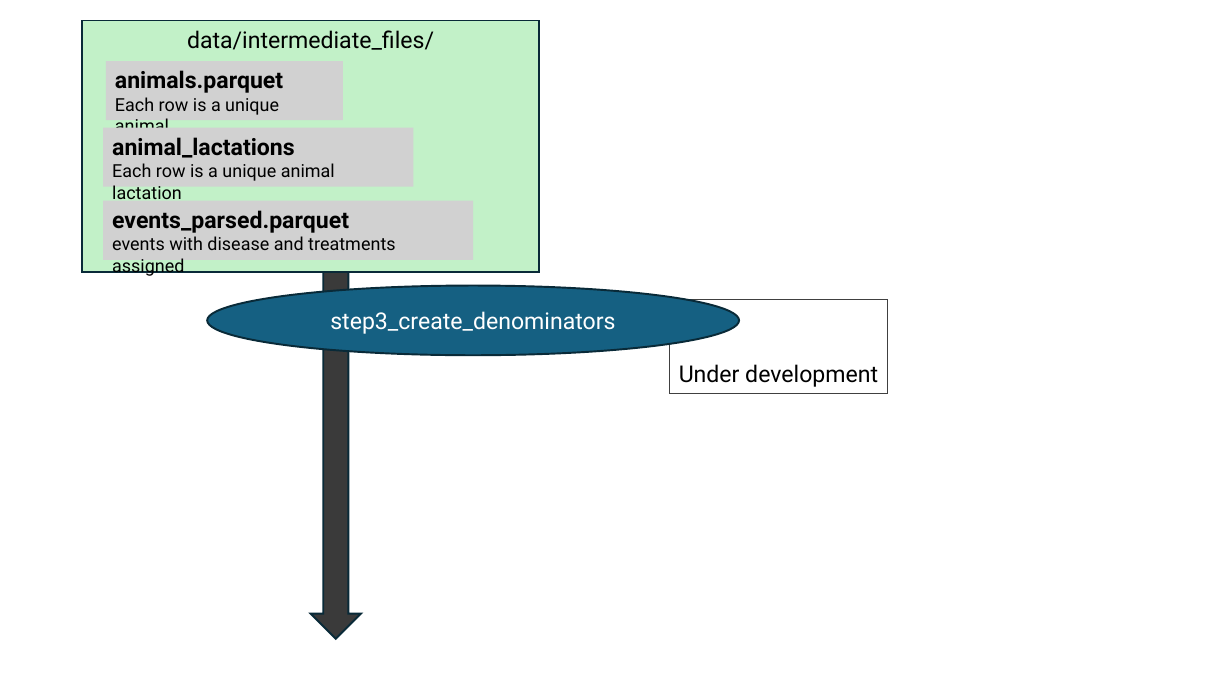
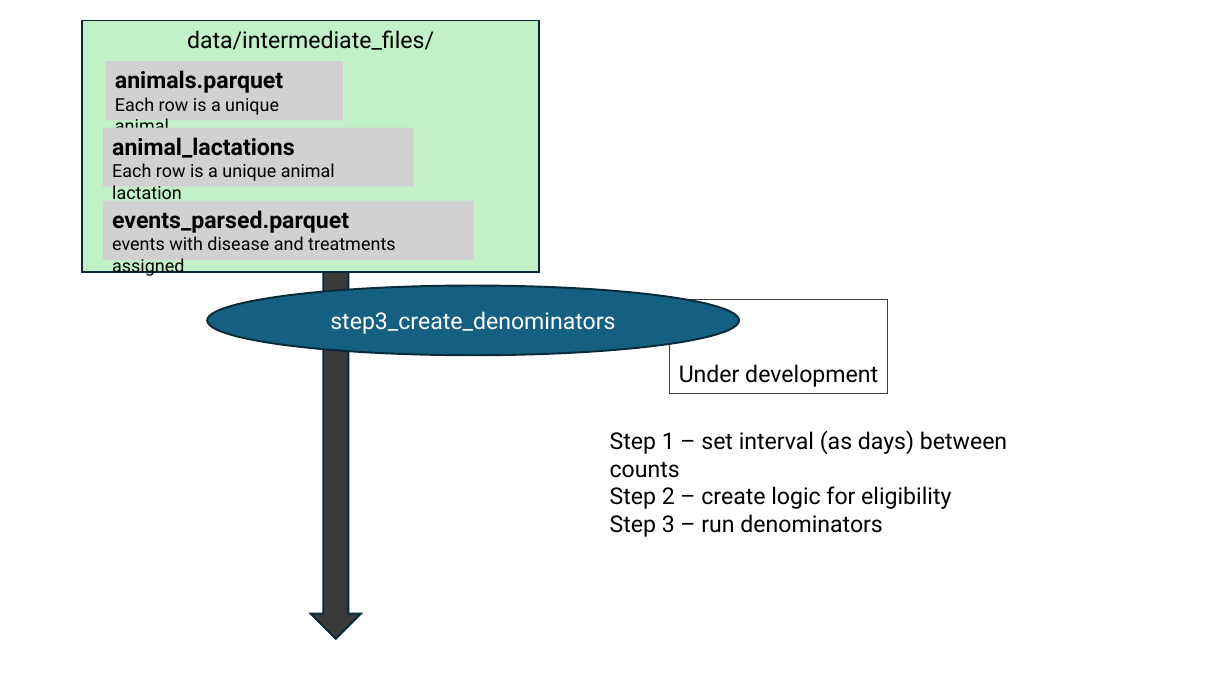
Before and after one commit to LivestockVeterinaryResources/DairyHealthDataProcessing, a slide deck: slide 4 of resources/DataProcessingDocumentation.pptx. Drawn at 1232x693 pixels with LibreOffice and Linux fonts; fonts in the diff are those of the drawing. Boxes give left, top, right and bottom in pixels: in the first picture for what was removed or moved away, otherwise in the second. Text is boxed around its words. In the diff, an @@ line names an element or a change of style, - is before the commit and + after.

```diff
--- a/resources/DataProcessingDocumentation.pptx
+++ b/resources/DataProcessingDocumentation.pptx
@@ text added at [610, 430, 1007, 537], 18 pt, text #000000 @@
+Step 1 – set interval (as days) between counts
+Step 2 – create logic for eligibility
+Step 3 – run denominators
```
Also in this commit, not shown: 1 other slide changed, 1 slide added, 1 other file.
